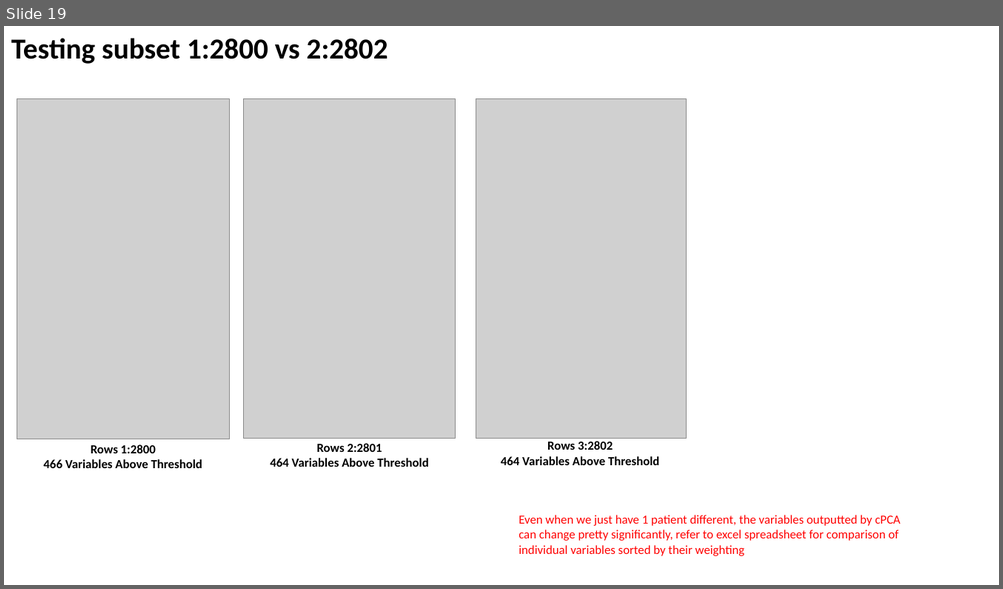
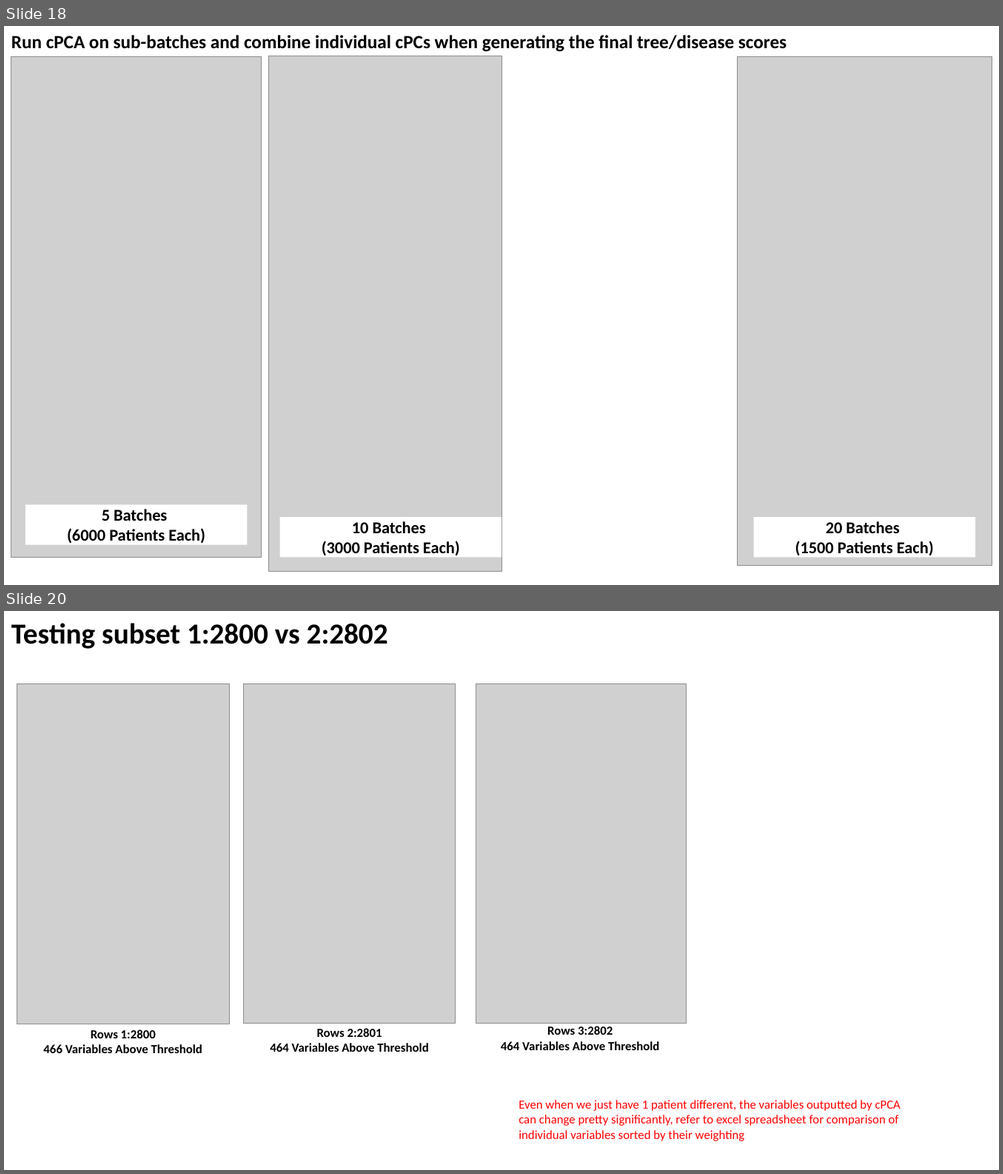
Before and after one commit to zhaohanxiong/OxfordCVM, a slide deck: job_results.pptx. Shown one above the other, each under a label of ours: slide 19 before the commit, slides 18 and 20 after it; the slides between them are not shown. The pictures are 1003x589 and 1003x1174 pixels, drawn with LibreOffice and Linux fonts; fonts in the diff are those of the drawing; grey boxes stand for pictures. Boxes give left, top, right and bottom in pixels: in the first picture for what was removed or moved away, otherwise in the second. Text is boxed around its words. In the diff, an @@ line names an element or a change of style, - is before the commit and + after.

```diff
--- a/job_results.pptx
+++ b/job_results.pptx
@@ slide 18 added at bbox=[4, 26, 999, 585], background #FFFFFF @@
@@ text added at bbox=[11, 35, 786, 52], 18 pt, text #000000, bold @@
+Run cPCA on sub-batches and combine individual cPCs when generating the final tree/disease scores
@@ picture added at bbox=[11, 56, 262, 557] @@
@@ picture added at bbox=[269, 56, 502, 571] @@
@@ picture added at bbox=[737, 56, 992, 566] @@
@@ rectangle added at bbox=[25, 505, 247, 545], fill #FFFFFF, 16 pt, text #000000, bold @@
+5 Batches
+(6000 Patients Each)
@@ rectangle added at bbox=[280, 517, 502, 558], fill #FFFFFF, 16 pt, text #000000, bold @@
+10 Batches
+(3000 Patients Each)
@@ rectangle added at bbox=[754, 517, 976, 558], fill #FFFFFF, 16 pt, text #000000, bold @@
+20 Batches
+(1500 Patients Each)
@@ what was slide 19 is now slide 20 @@
```
Also in this commit, not shown: 1 slide changed, 2 other files.
